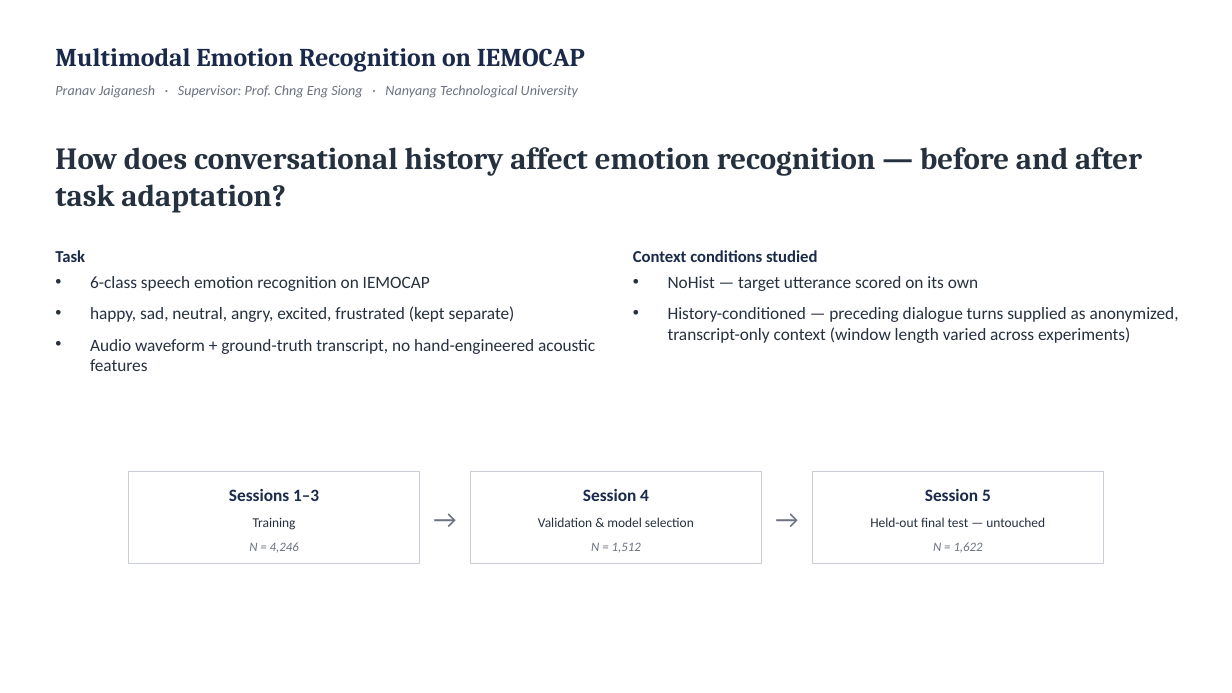
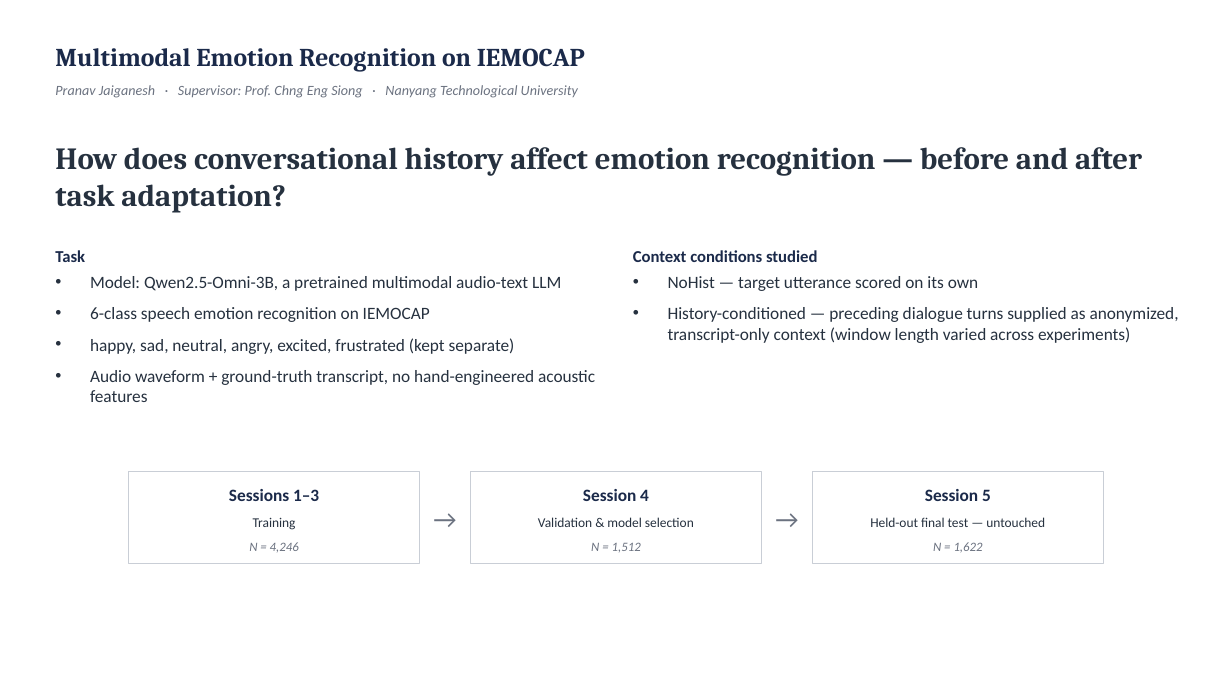
Before and after one commit to Pranav13072005/multimodal-emotion-recognition, a slide deck: slide 1 of slides/2026-09_research_update.pptx. Drawn at 1232x693 pixels with LibreOffice and Linux fonts; fonts in the diff are those of the drawing. Boxes give left, top, right and bottom in pixels: in the first picture for what was removed or moved away, otherwise in the second. Text is boxed around its words. In the diff, an @@ line names an element or a change of style, - is before the commit and + after.

Commit message:
Name the model on the setup slide

```diff
--- a/slides/2026-09_research_update.pptx
+++ b/slides/2026-09_research_update.pptx
@@ text at [90,276,561,291]: paragraph added @@
+• Model: Qwen2.5-Omni-3B, a pretrained multimodal audio-text LLM
```
